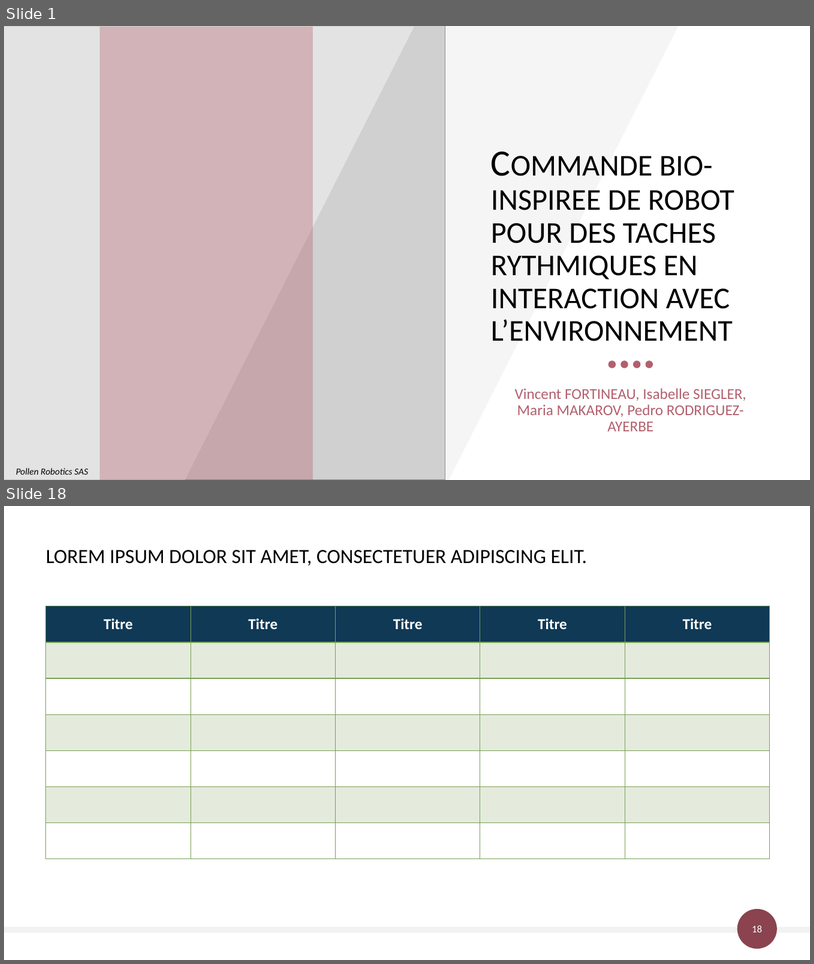
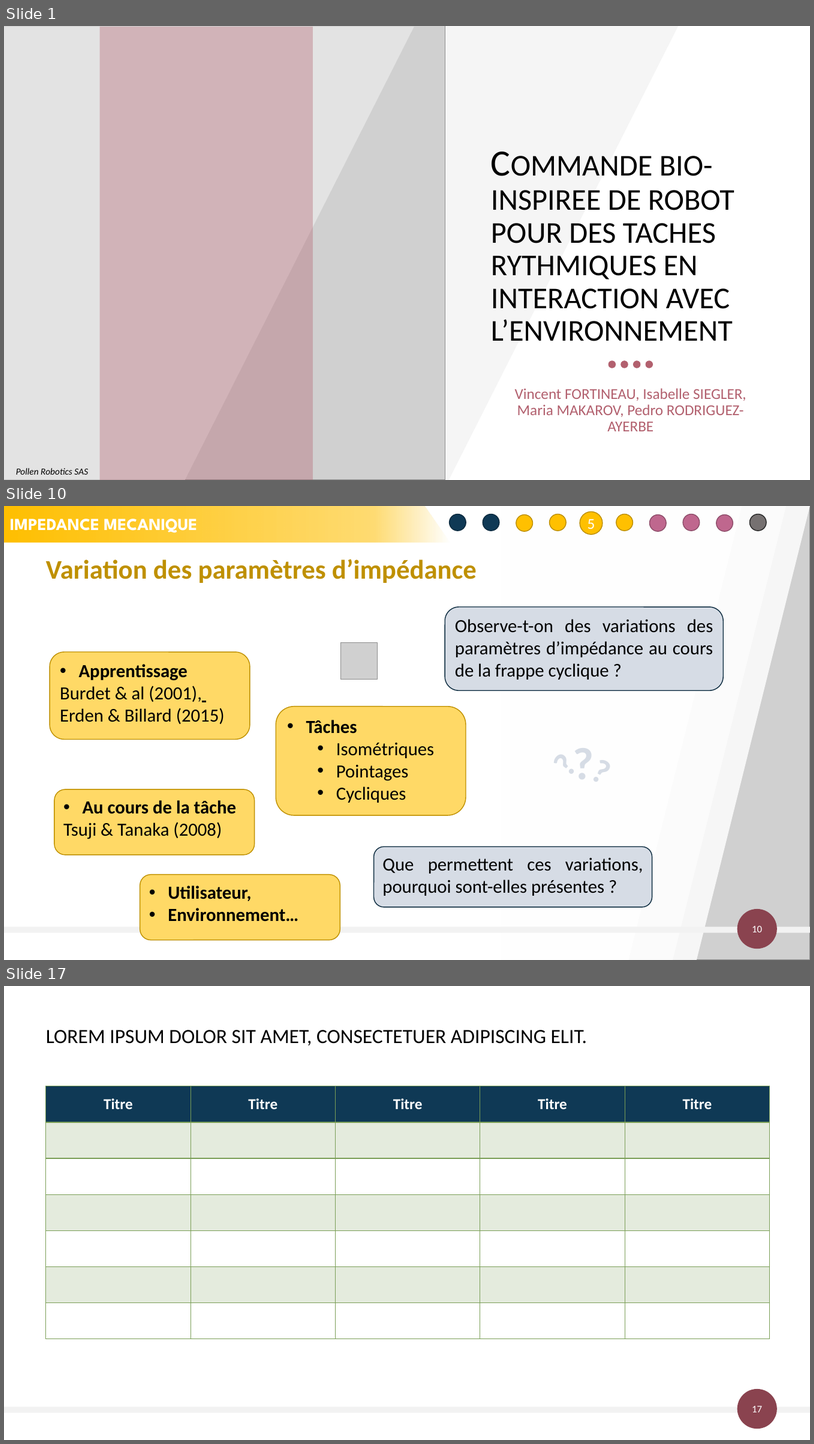
Before and after one commit to FortinoDiVinci/Thesis_report, a slide deck: Communication/FeDeV 2019/fedev_2019.pptx. Shown one above the other, each under a label of ours: slides 1 and 18 before the commit, slides 1, 10 and 17 after it; the slides between them are not shown. The pictures are 814x964 and 814x1444 pixels, drawn with LibreOffice and Linux fonts; fonts in the diff are those of the drawing; grey boxes stand for pictures. Boxes give left, top, right and bottom in pixels: in the first picture for what was removed or moved away, otherwise in the second. Text is boxed around its words. In the diff, an @@ line names an element or a change of style, - is before the commit and + after.

```diff
--- a/Communication/FeDeV 2019/fedev_2019.pptx
+++ b/Communication/FeDeV 2019/fedev_2019.pptx
@@ slide 10 added at <box>4,506,810,960</box>, background #FFFFFF @@
@@ freeform shape added at <box>4,506,450,541</box>, fill gradient #FFC000, 20 pt, text #FFFFFF, bold @@
+IMPEDANCE MECANIQUE
@@ parallelogram added at <box>176,506,743,960</box>, fill #FFFFFF at 84% opacity @@
@@ parallelogram added at <box>220,506,787,960</box>, fill #FFFFFF at 61% opacity @@
@@ parallelogram added at <box>243,506,810,960</box>, fill #FFFFFF at 82% opacity @@
@@ picture added at <box>502,506,810,960</box> @@
@@ group added at <box>450,511,767,534</box>: 11 ellipses @@
+5
@@ title added at <box>46,559,477,583</box>, 32 pt, text #BF9000, bold @@
+Variation des paramètres d’impédance
@@ rounded rectangle added at <box>445,607,723,691</box>, fill #D6DCE5, outline #0B2A3F 1 pt, 22 pt, text #000000 @@
+Observe-t-on des variations des paramètres d’impédance au cours de la frappe cyclique ?
@@ picture added at <box>341,643,377,679</box> @@
@@ rounded rectangle added at <box>50,652,250,739</box>, fill #FFD966, outline #BF9000 1 pt, 22 pt, text #000000 @@
+• Apprentissage
+Burdet & al (2001),
+Erden & Billard (2015)
@@ rounded rectangle added at <box>276,706,466,815</box>, fill #FFD966, outline #BF9000 1 pt, 22 pt, text #000000 @@
+• Tâches
+  • Isométriques
+  • Pointages
+  • Cycliques
@@ text added at <box>537,738,591,789</box>, 40 pt, text pattern #44546A on #D6DCE5, bold @@
+?
@@ text added at <box>567,731,600,792</box>, 54 pt, text pattern #44546A on #D6DCE5, bold @@
+?
@@ text added at <box>579,743,626,797</box>, 40 pt, text pattern #44546A on #D6DCE5, bold @@
+?
@@ rounded rectangle added at <box>54,789,254,855</box>, fill #FFD966, outline #BF9000 1 pt, 22 pt, text #000000 @@
+• Au cours de la tâche
+Tsuji & Tanaka (2008)
@@ rounded rectangle added at <box>374,847,653,907</box>, fill #D6DCE5, outline #0B2A3F 1 pt, 22 pt, text #000000 @@
+Que permettent ces variations, pourquoi sont-elles présentes ?
@@ rounded rectangle added at <box>140,874,341,940</box>, fill #FFD966, outline #BF9000 1 pt, 22 pt, text #000000, bold @@
+• Utilisateur,
+• Environnement…
@@ ellipse added at <box>738,909,778,949</box>, fill #8A434F @@
@@ rectangle added at <box>4,927,810,933</box>, fill #F2F2F2 @@
@@ page number added at <box>752,925,762,932</box>, 12 pt, text #FFFFFF @@
+10
@@ what was slide 18 is now slide 17 @@
@@ page number at <box>752,1405,762,1412</box>: text changed @@
-18
+17
```
Also in this commit, not shown: 7 slides changed, 8 other slides added, 10 slides removed, 1 other file.
